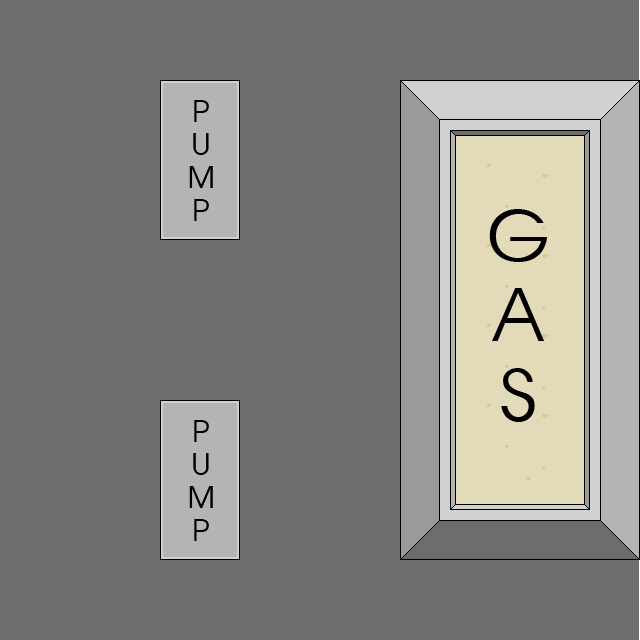
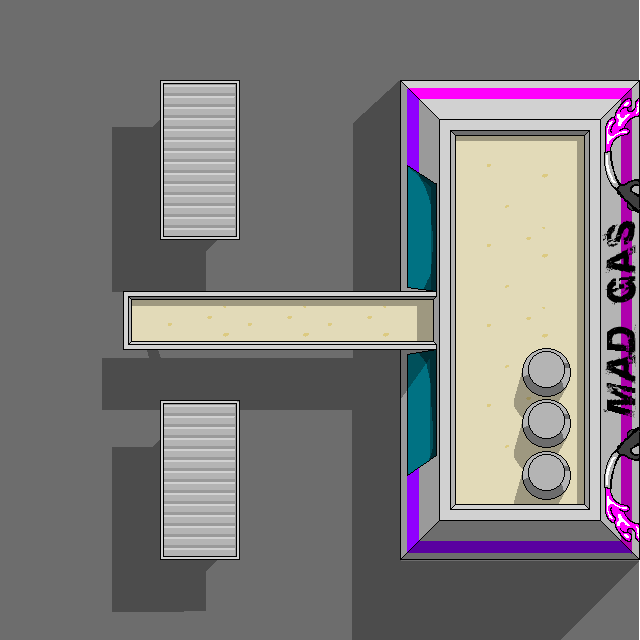
Comparing the layer stacks of the two 640x640 images. Changes:
hid "PUMP copy" over [189, 420, 213, 541]
hid "PUMP" over [189, 100, 213, 221]
hid "GAS" over [489, 209, 548, 422]
added layer "Layer 7" above "Layer 8" over [604, 98, 640, 542]
added layer "Layer 8" above "Mad GAS" over [522, 348, 571, 500]
added layer "Mad GAS" above "Layer 6" over [602, 220, 637, 418]
added layer "Layer 6" above "Layer 9" over [102, 81, 639, 640]
added layer "Layer 9" above "Layer 5" over [514, 370, 567, 504]
added layer "Layer 5" above "Layer 4" over [123, 291, 437, 351]
added layer "Layer 4" above "Layer 1" over [400, 165, 437, 476]
painted on "Layer 1" over [163, 83, 632, 557]
